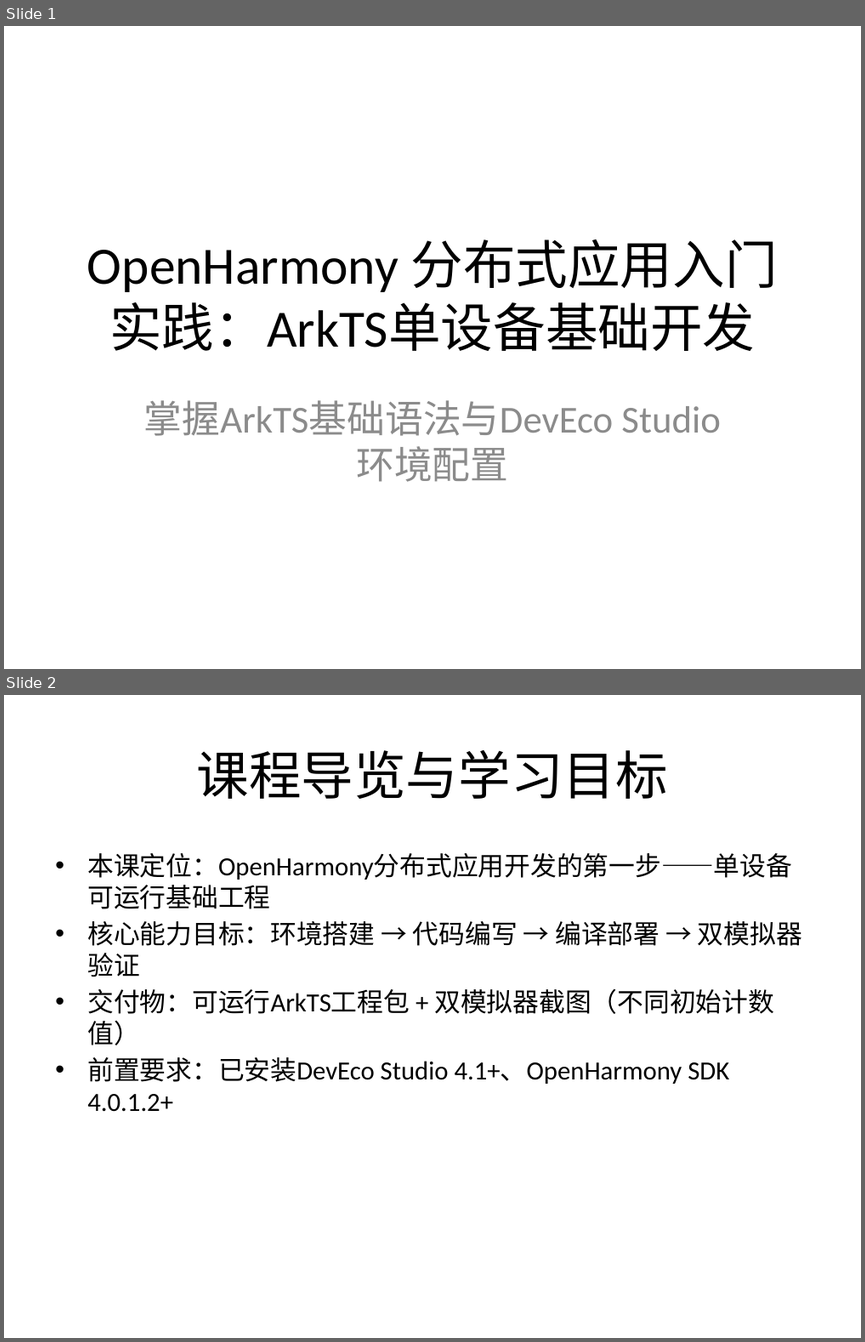
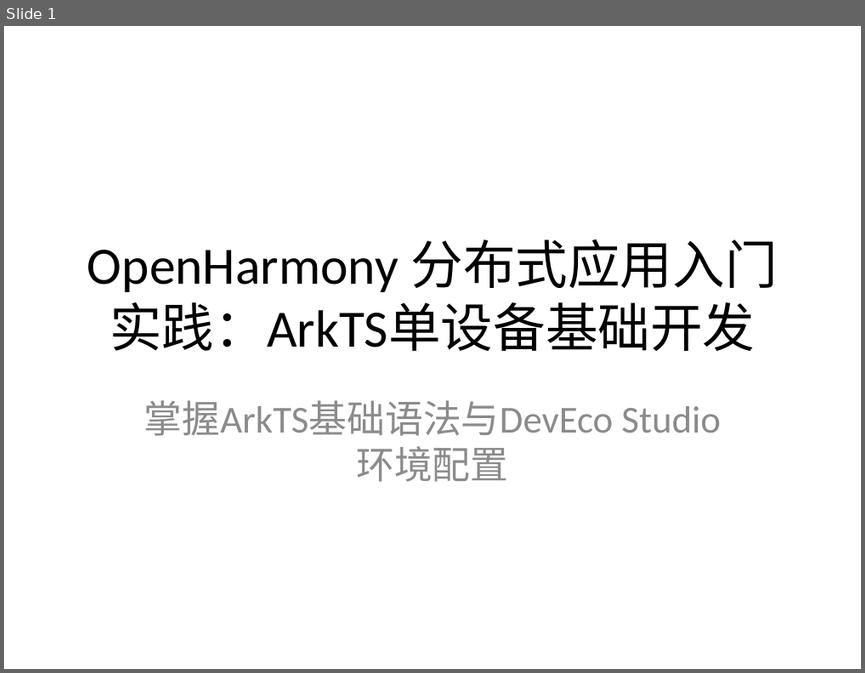
Before and after one commit to Lxlorange/zhiyan, a slide deck: backend/generated/pptx/classroom-2-item-12.pptx. Shown one above the other, each under a label of ours: slides 1 and 2 before the commit, slide 1 after it. The pictures are 865x1342 and 865x673 pixels, drawn with LibreOffice and Linux fonts; fonts in the diff are those of the drawing. Boxes give left, top, right and bottom in pixels: in the first picture for what was removed or moved away, otherwise in the second. Text is boxed around its words. In the diff, an @@ line names an element or a change of style, - is before the commit and + after.

```diff
--- a/backend/generated/pptx/classroom-2-item-12.pptx
+++ b/backend/generated/pptx/classroom-2-item-12.pptx
@@ slide 2 removed at (4,695,861,1338), background #FFFFFF @@
@@ title removed at (197,750,668,799) @@
-课程导览与学习目标
@@ text removed at (87,853,802,1111) @@
-• 本课定位：OpenHarmony分布式应用开发的第一步——单设备可运行基础工程
-• 核心能力目标：环境搭建 → 代码编写 → 编译部署 → 双模拟器验证
-• 交付物：可运行ArkTS工程包 + 双模拟器截图（不同初始计数值）
-• 前置要求：已安装DevEco Studio 4.1+、OpenHarmony SDK 4.0.1.2+
```
Also in this commit, not shown: 5 slides changed, 2 slides added, 1 other slide removed, 30 other files.
